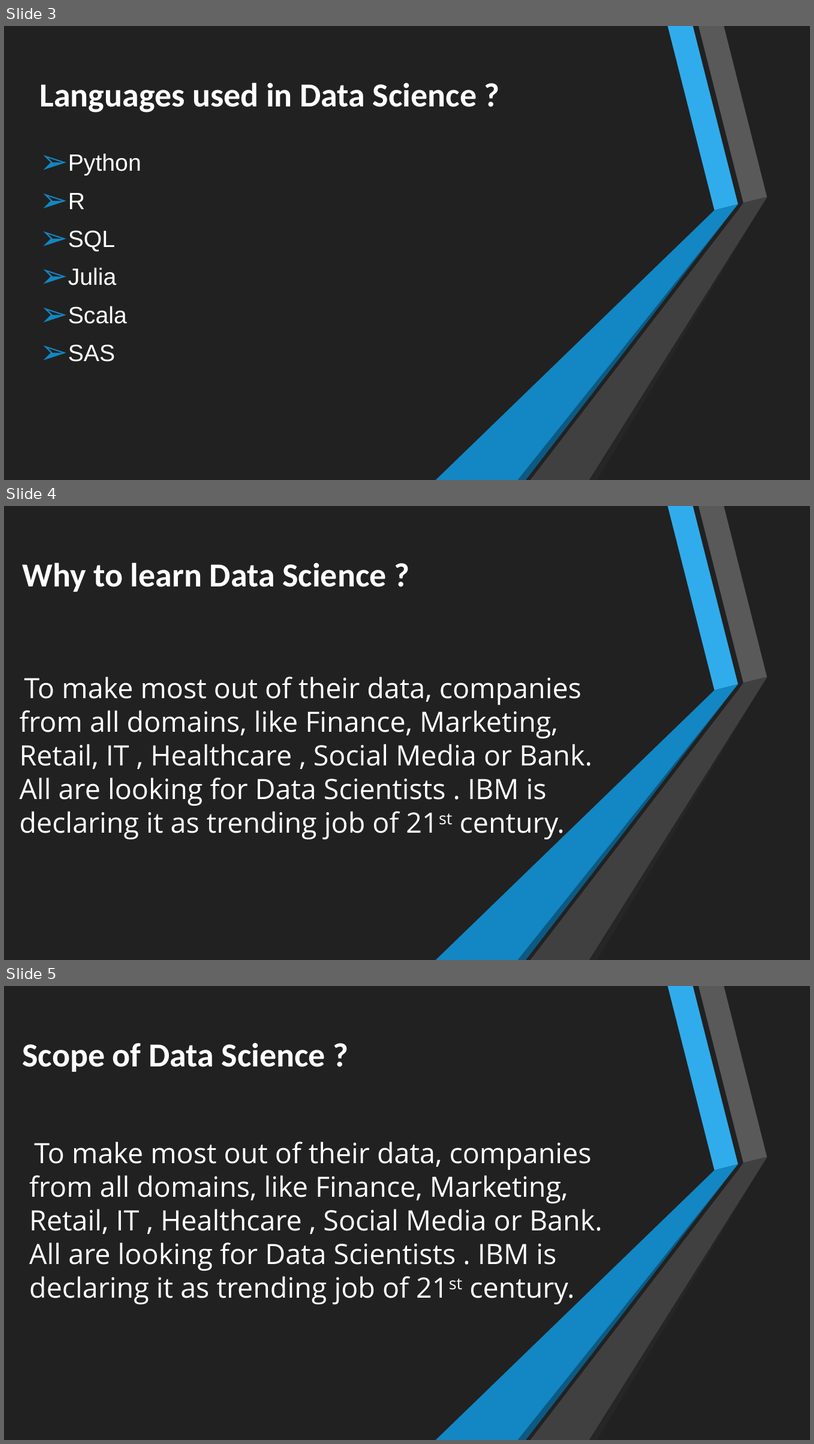
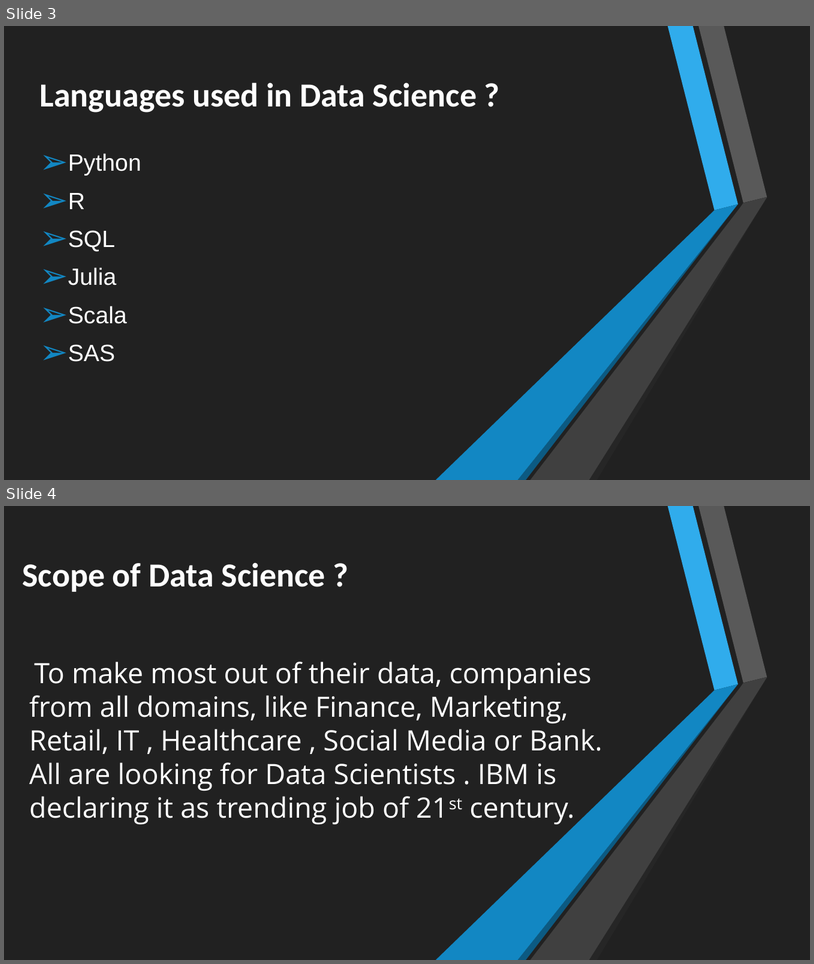
Before and after one commit to NARENDRA9959/DATA-SCIENCE-PREREQUISITES, a slide deck: DATA SCIENCE.pptx. Shown one above the other, each under a label of ours: slides 3, 4 and 5 before the commit, slides 3 and 4 after it. The pictures are 814x1444 and 814x964 pixels, drawn with LibreOffice and Linux fonts; fonts in the diff are those of the drawing. Boxes give left, top, right and bottom in pixels: in the first picture for what was removed or moved away, otherwise in the second. Text is boxed around its words. In the diff, an @@ line names an element or a change of style, - is before the commit and + after.

```diff
--- a/DATA SCIENCE.pptx
+++ b/DATA SCIENCE.pptx
@@ slide 4 removed at (x1=4, y1=506, x2=810, y2=960), background #212121; not listed: 6 template elements that a slide beside it also shows @@
@@ rectangle removed at (x1=4, y1=506, x2=810, y2=960) @@
@@ title removed at (x1=23, y1=562, x2=386, y2=592) @@
-Why to learn Data Science ?
@@ text removed at (x1=20, y1=676, x2=593, y2=840) @@
-To make most out of their data, companies from all domains, like Finance, Marketing, Retail, IT , Healthcare , Social Media or Bank. All are looking for Data Scientists . IBM is declaring it as trending job of 21st century.
@@ group removed at (x1=436, y1=506, x2=768, y2=960): 6 freeform shapes @@
@@ what was slide 5 is now slide 4 @@
```
